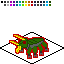
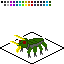
Before/after of a 64 x 64 layered artwork. What changed in the layer stack:
removed layer "outline_red" over [9, 34, 49, 59]
renamed "outline_yellow" to "outline", painted on it over [9, 34, 49, 59]
